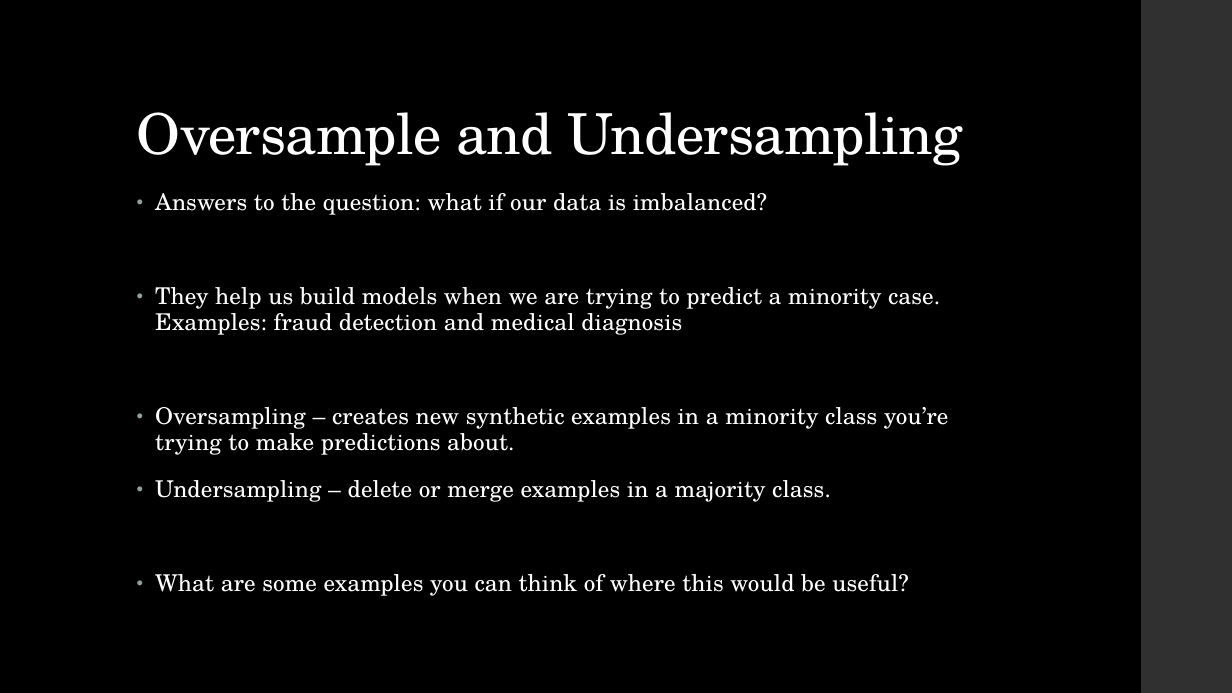
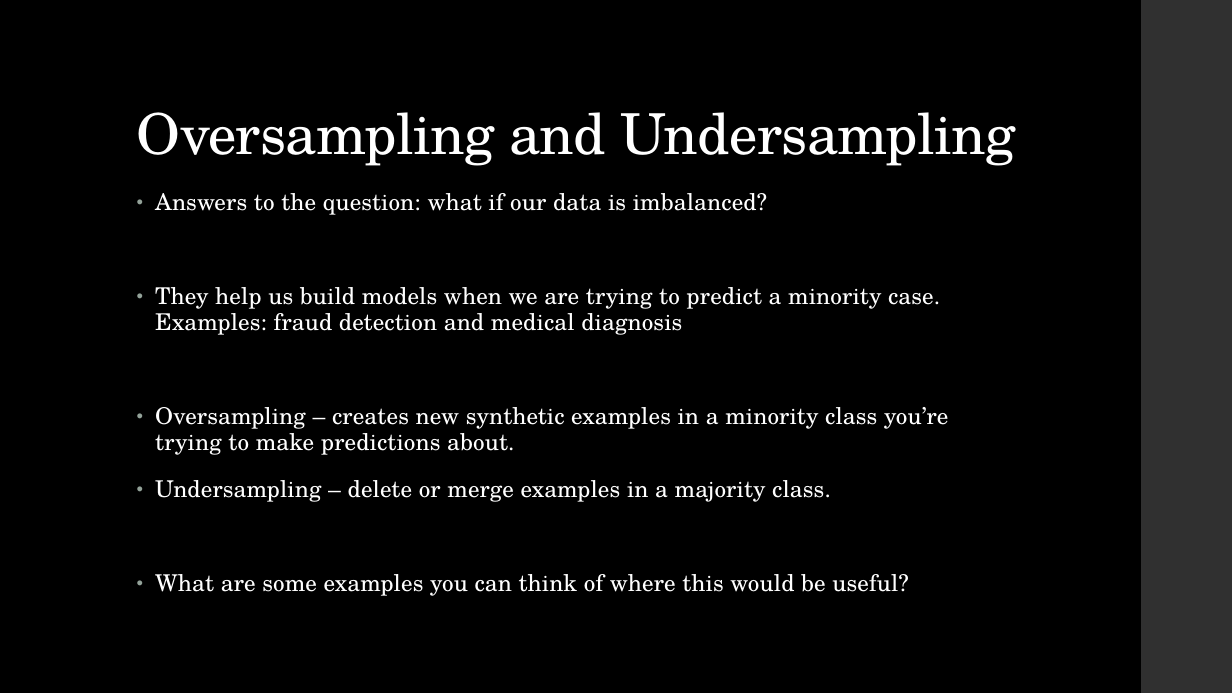
Before and after one commit to LaunchCoderGirlSTL/Data-Science-Assignments, a slide deck: slide 4 of course_material/week_15/week_15_presentation.pptx. Drawn at 1232x693 pixels with LibreOffice and Linux fonts; fonts in the diff are those of the drawing. Boxes give left, top, right and bottom in pixels: in the first picture for what was removed or moved away, otherwise in the second. Text is boxed around its words. In the diff, an @@ line names an element or a change of style, - is before the commit and + after.

```diff
--- a/course_material/week_15/week_15_presentation.pptx
+++ b/course_material/week_15/week_15_presentation.pptx
@@ title at [137,112,1016,166]: text changed @@
-Oversample and Undersampling
+Oversampling and Undersampling
```
Also in this commit, not shown: 2 other files.
